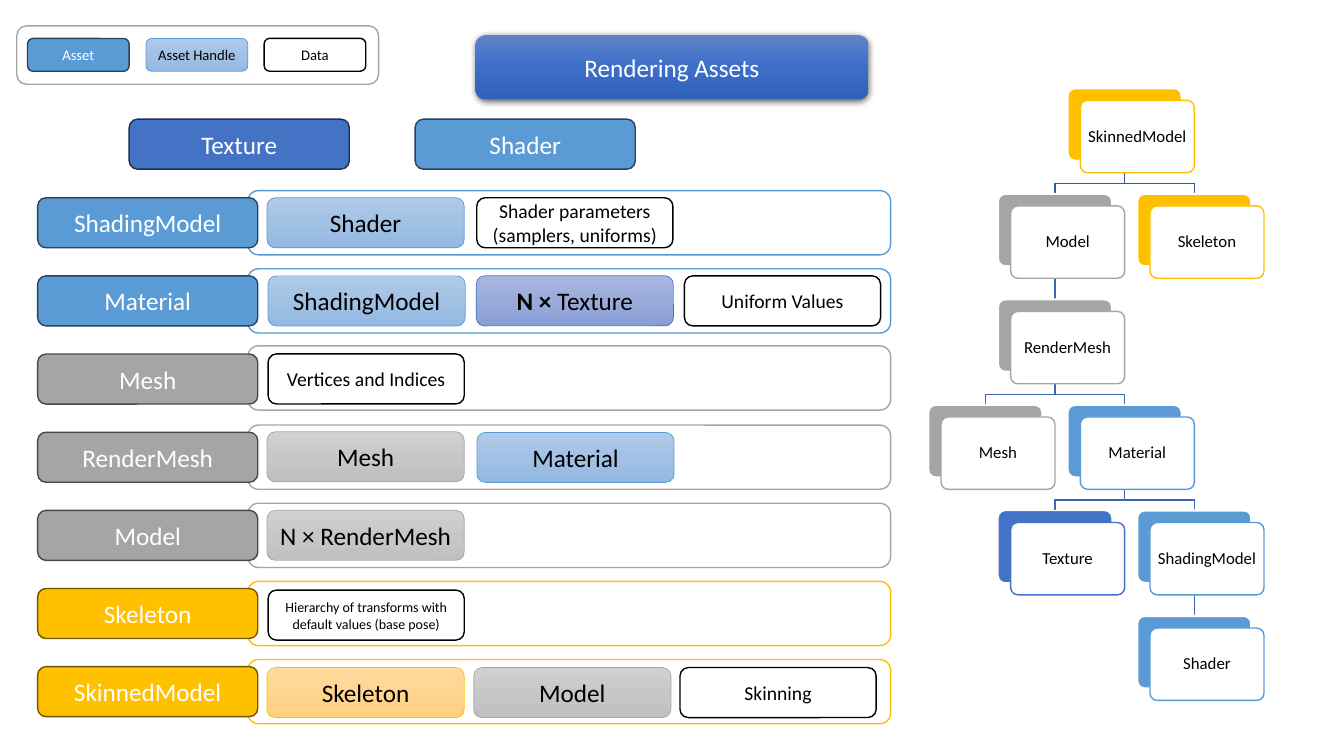
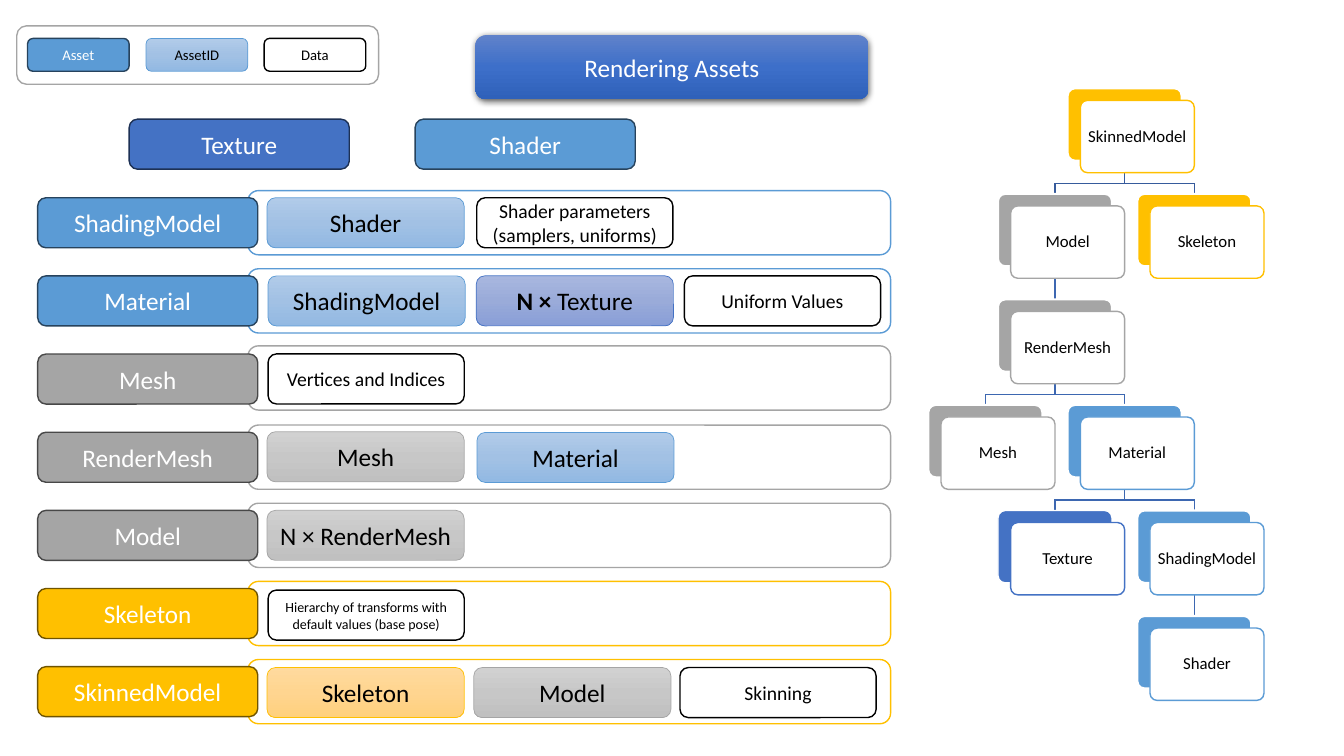
Before and after one commit to pawel-kaleta/FoolsEngine, a slide deck: slide 6 of Documentation/Asset Pipeline.pptx. Drawn at 1344x756 pixels with LibreOffice and Linux fonts; fonts in the diff are those of the drawing. Boxes give left, top, right and bottom in pixels: in the first picture for what was removed or moved away, otherwise in the second. Text is boxed around its words. In the diff, an @@ line names an element or a change of style, - is before the commit and + after.

```diff
--- a/Documentation/Asset Pipeline.pptx
+++ b/Documentation/Asset Pipeline.pptx
@@ text in rounded rectangle at [175,50,220,60]: text changed @@
-Asset Handle
+AssetID
```
Also in this commit, not shown: 2 other slides changed, 15 other files.
